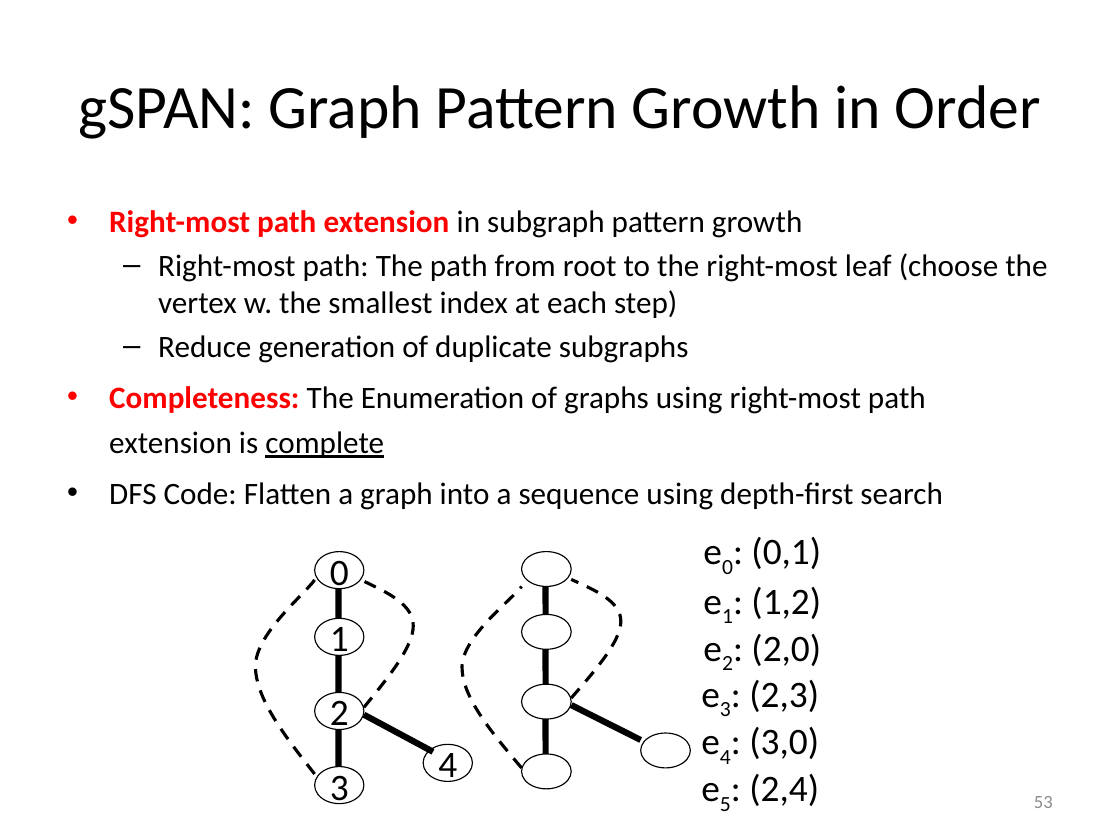
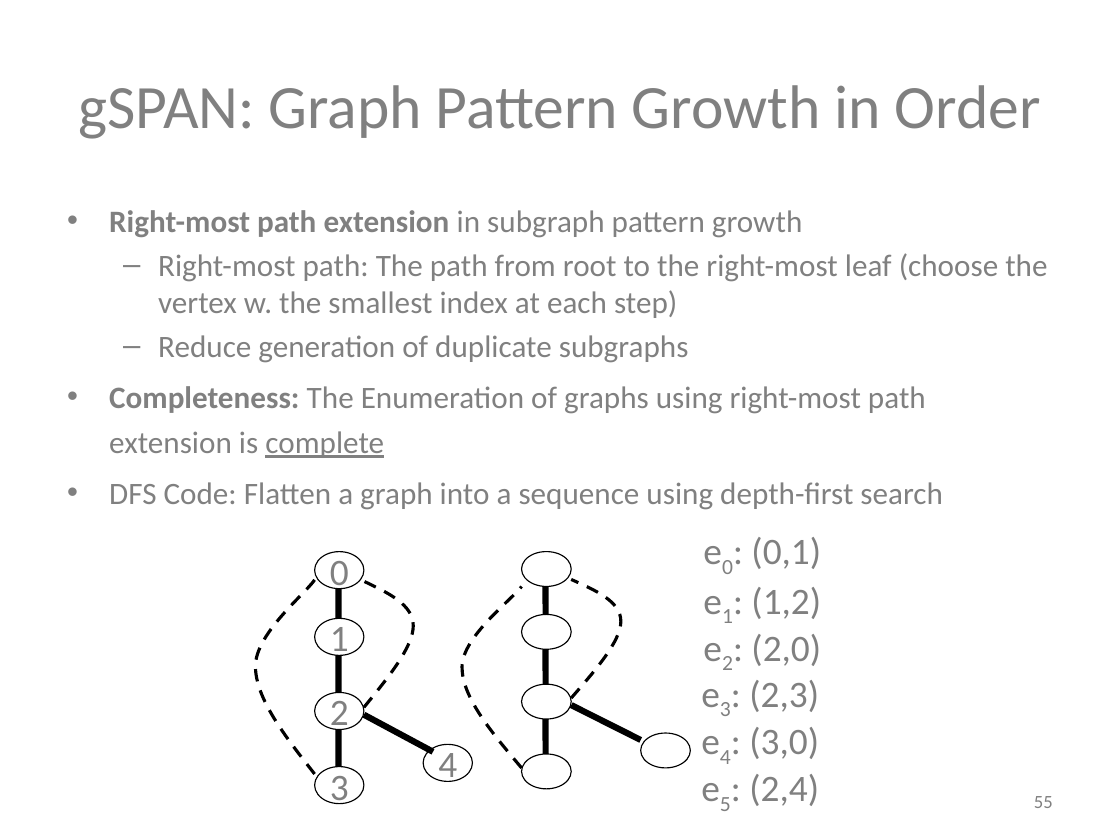
Before and after one commit to mjiang89/mjiang89.github.io, a slide deck: slide 55 of teaching/CS412Summer17-Chapter7.pptx (slide 53 before the commit). Drawn at 1120x840 pixels with LibreOffice and Linux fonts; fonts in the diff are those of the drawing. Boxes give left, top, right and bottom in pixels: in the first picture for what was removed or moved away, otherwise in the second. Text is boxed around its words. In the diff, an @@ line names an element or a change of style, - is before the commit and + after.

```diff
--- a/teaching/CS412Summer17-Chapter7.pptx
+++ b/teaching/CS412Summer17-Chapter7.pptx
@@ text "Right-most path extension in subgraph ..." at [109, 210, 1047, 510]: text colour #FF0000 to #808080 in "Right-most path extension", "Completeness:"; text colour #000000 to #808080 in "in subgraph pattern growth", "Right-most path: The path from root to ...", "Reduce generation of duplicate subgraphs", "The Enumeration of graphs using right-most path ..." and 1 more places @@
@@ text colour #000000 to #808080 in 12 elements at [79, 85, 1041, 139], [315, 552, 364, 589], [315, 618, 364, 655], [315, 692, 364, 729], [315, 766, 364, 803], [423, 745, 473, 782], [751, 537, 821, 569], [751, 587, 821, 619], [751, 634, 821, 666], [749, 680, 819, 712], [749, 727, 819, 759], [749, 774, 819, 806] @@
@@ page number at [1034, 796, 1053, 808]: text changed; text colour #8C8C8C to #808080 @@
-53
+55
```
Also in this commit, not shown: 20 other slides changed, 2 slides added, 2 other files.
